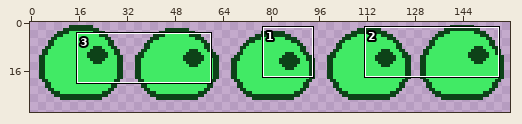
Sprite sheet: Assets/Sprites/blob_jump.png. The first picture is a wide view before the edit; the outline marks the close-up.
Close-up. Before:
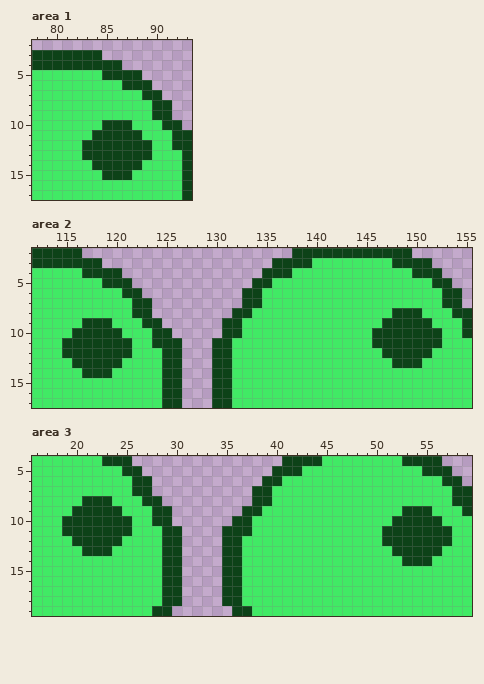
The file is 160x30 pixels. Colours within 5 levels of each other are drawn and written as one. Shown: area 1: x 78..93, y 2..17; area 2: x 112..155, y 2..17; area 3: x 16..59, y 4..19.
New version:
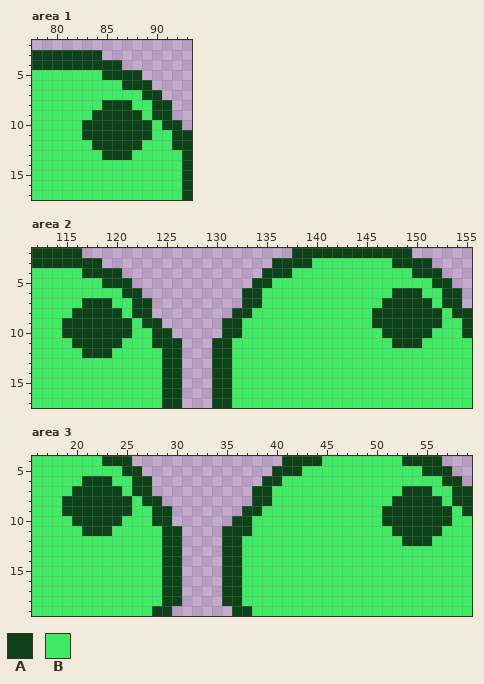
Palette (. is transparent): A #0d4218  B #41ea65
Difference:
Changed rows in their new state; - is an unchanged pixel.
Area 1:
first column x 83:
 8 --AAA--
 9 -AAAAA-
10 AA---AA
11 A-----A
12 B-----B
13 BB---BB
14 -BBBBB-
15 --BBB--
Area 2:
first column x 115:
 6 ---------------------------------AAA--
 7 --AAA---------------------------AAAAA-
 8 -AAAAA-------------------------AA---AA
 9 AA---AA------------------------A-----A
10 A-----A------------------------B-----B
11 B-----B------------------------BB---BB
12 BB---BB-------------------------BBBBB-
13 -BBBBB---------------------------BBB--
14 --BBB---------------------------------
Area 3:
first column x 19:
 6 --AAA----------------------------------
 7 -AAAAA----------------------------AAA--
 8 AA---AA--------------------------AAAAA-
 9 A-----A-------------------------AA---AA
10 B-----B-------------------------A-----A
11 BB---BB-------------------------B-----B
12 -BBBBB--------------------------BB---BB
13 --BBB----------------------------BBBBB-
14 ----------------------------------BBB--
Changed places in both close-ups, as pixel boxes (x1, y1, x2, y2):
changed: (82, 100, 152, 180)
changed: (372, 288, 442, 368)
changed: (62, 298, 132, 378)
changed: (62, 476, 132, 556)
changed: (382, 486, 452, 566)
